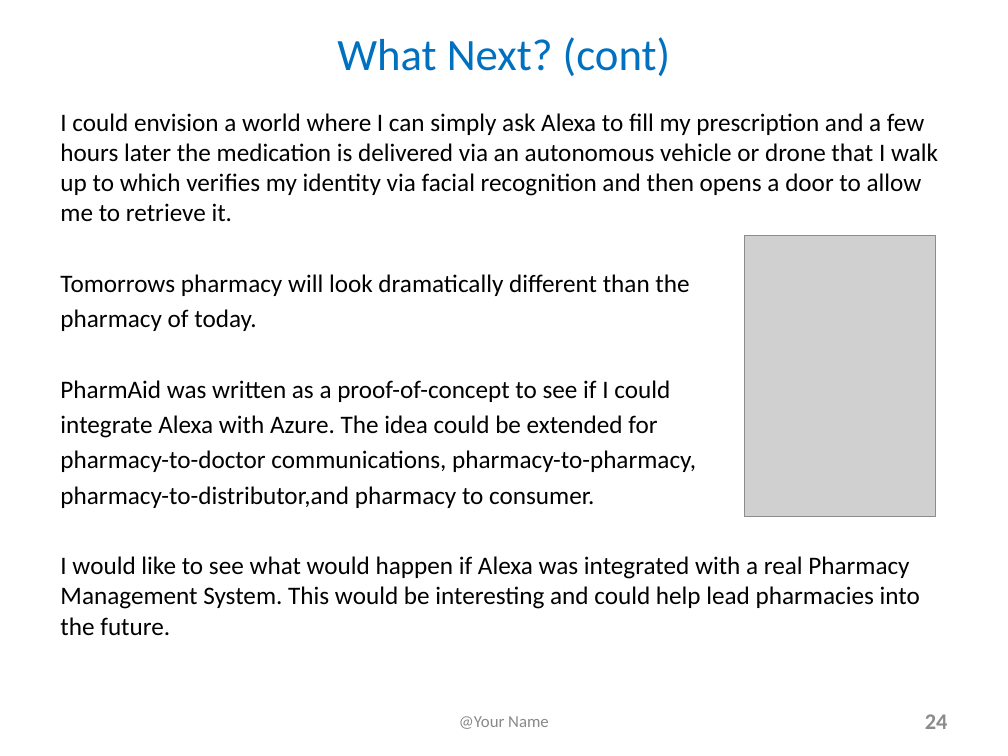
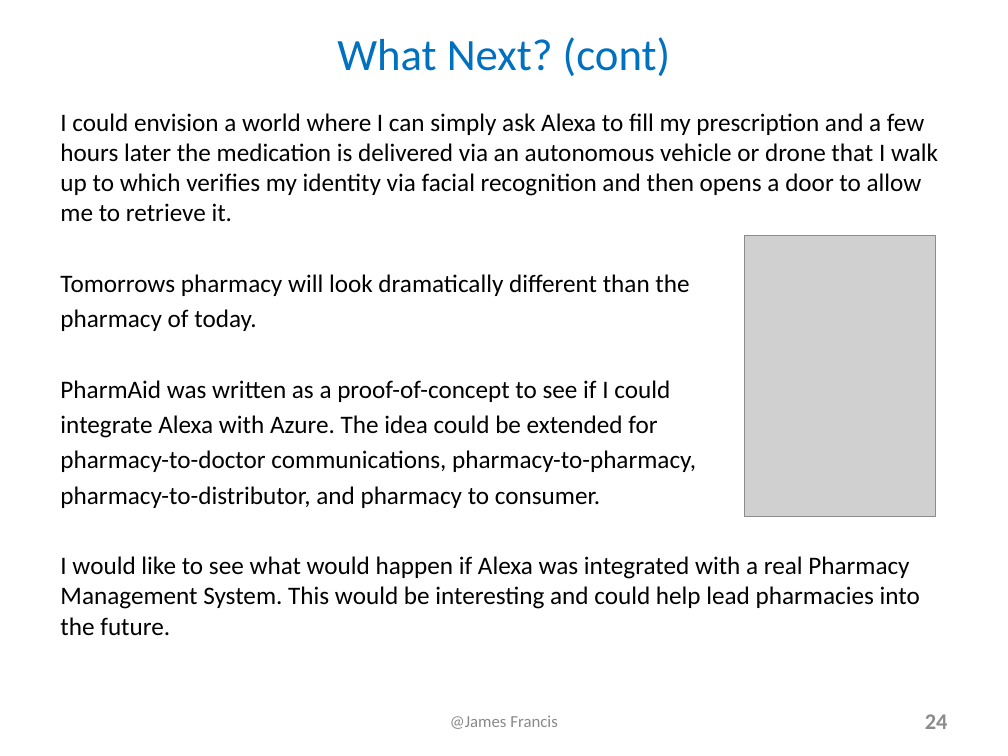
Before and after one commit to james-francis/DeepAzure-FinalProject, a slide deck: slide 24 of Alexa_JamesFrancis_Presentation.pptx. Drawn at 1008x756 pixels with LibreOffice and Linux fonts; fonts in the diff are those of the drawing; grey boxes stand for pictures. Boxes give left, top, right and bottom in pixels: in the first picture for what was removed or moved away, otherwise in the second. Text is boxed around its words. In the diff, an @@ line names an element or a change of style, - is before the commit and + after.

```diff
--- a/Alexa_JamesFrancis_Presentation.pptx
+++ b/Alexa_JamesFrancis_Presentation.pptx
@@ text at [60,486,600,508]: spaces changed @@
-pharmacy-to-distributor,and pharmacy to consumer.
+pharmacy-to-distributor, and pharmacy to consumer.
@@ text at [450,715,558,729]: text changed @@
-@Your Name
+@James Francis
```
Also in this commit, not shown: 10 other slides changed.
